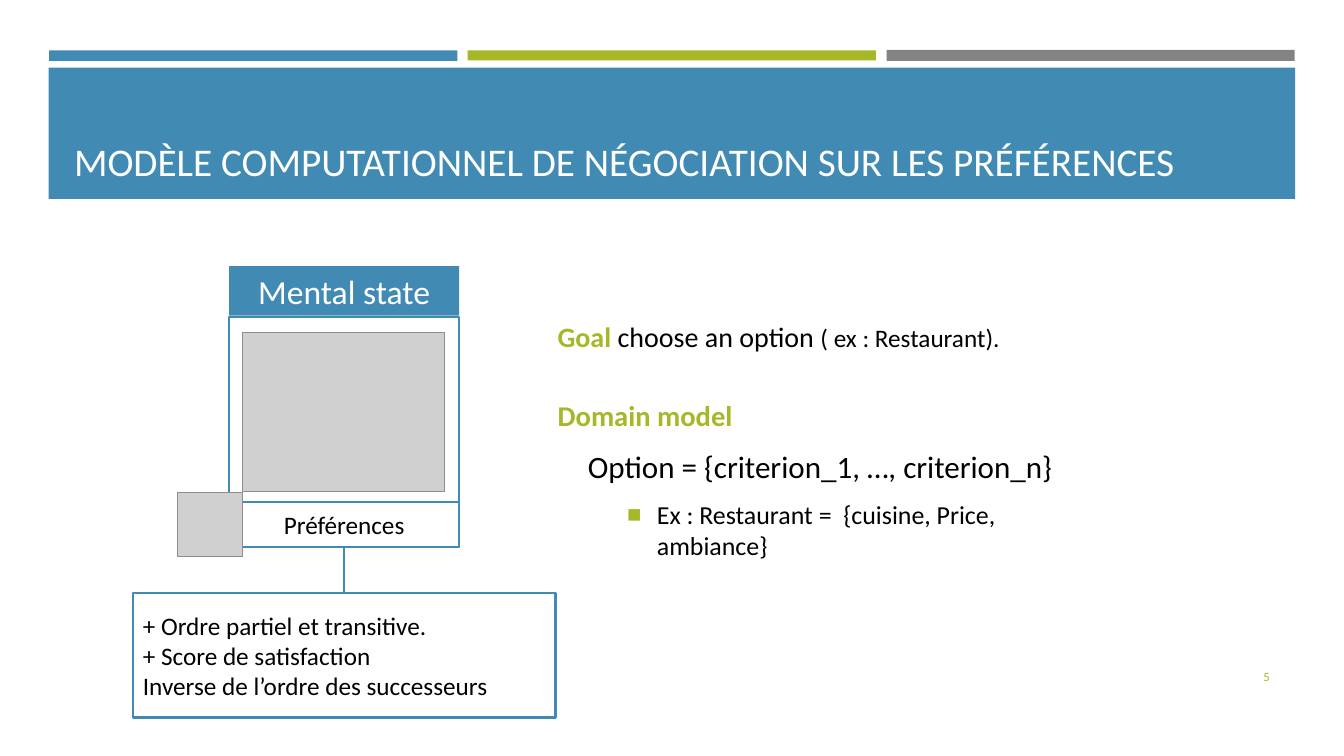
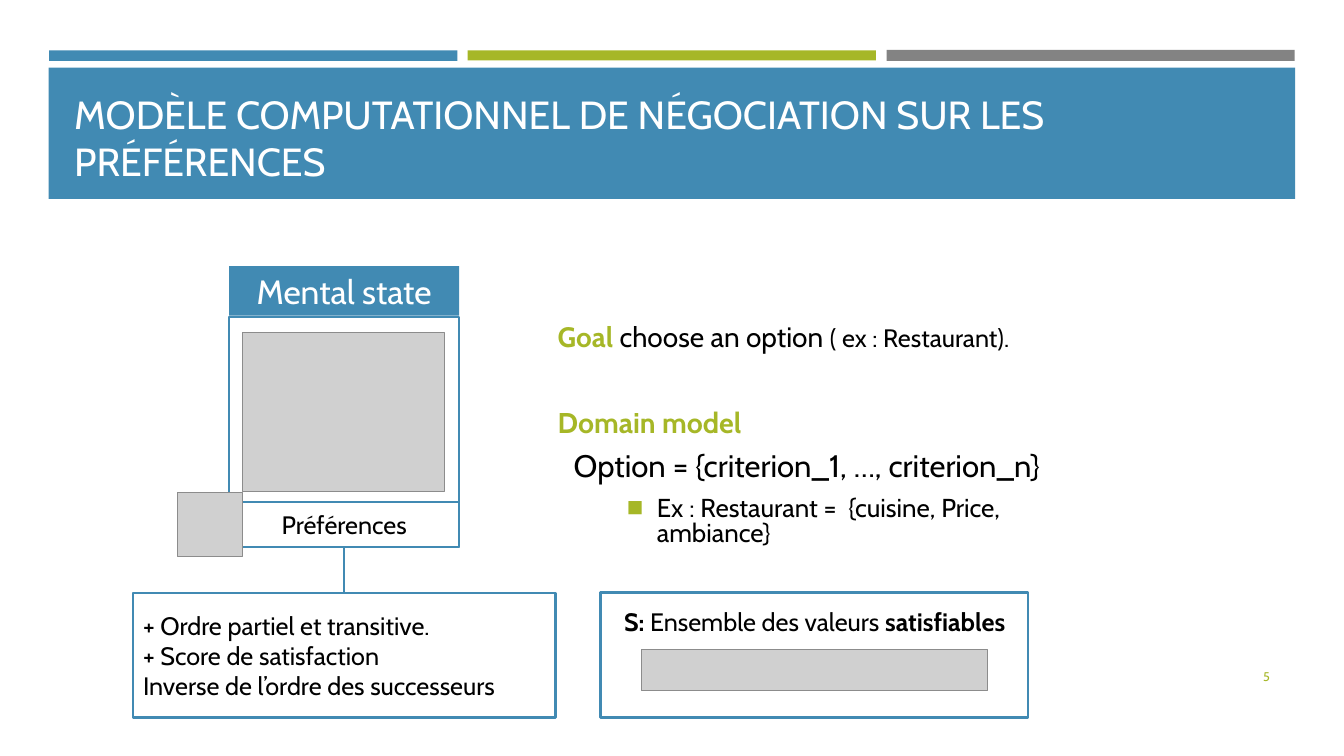
Before and after one commit to Olydia/Discolog, a slide deck: slide 5 of papers/Presentations/Seminaire_CPU/seminaire_13_12.pptx. Drawn at 1344x756 pixels with LibreOffice and Linux fonts; fonts in the diff are those of the drawing; grey boxes stand for pictures. Boxes give left, top, right and bottom in pixels: in the first picture for what was removed or moved away, otherwise in the second. Text is boxed around its words. In the diff, an @@ line names an element or a change of style, - is before the commit and + after.

```diff
--- a/papers/Presentations/Seminaire_CPU/seminaire_13_12.pptx
+++ b/papers/Presentations/Seminaire_CPU/seminaire_13_12.pptx
@@ title "MODÈLE COMPUTATIONNEL DE NÉGOCIATION SUR ..." at <box>74,95,1044,177</box>: font Calibri to Cabin; indent changed @@
@@ text "Domain model" at <box>558,411,1040,546</box>: font Calibri to Cabin; indent changed; line spacing 1 to 0.8; less space between paragraphs; bullet ■ to ◼ @@
@@ font Calibri to Cabin in 5 elements at <box>1263,672,1270,681</box>, <box>133,593,556,718</box>, <box>229,266,459,316</box>, <box>558,326,1009,353</box>, <box>229,502,459,547</box> @@
@@ rectangle added at <box>601,593,1028,718</box>, outline #418AB3 1.75 pt @@
@@ text added at <box>624,612,1005,632</box>, 18 pt, text #000000 @@
+S: Ensemble des valeurs satisfiables
@@ picture added at <box>641,650,988,692</box> @@
```
Also in this commit, not shown: 16 other slides changed, 1 slide added, 1 slide removed, 4 other files.
